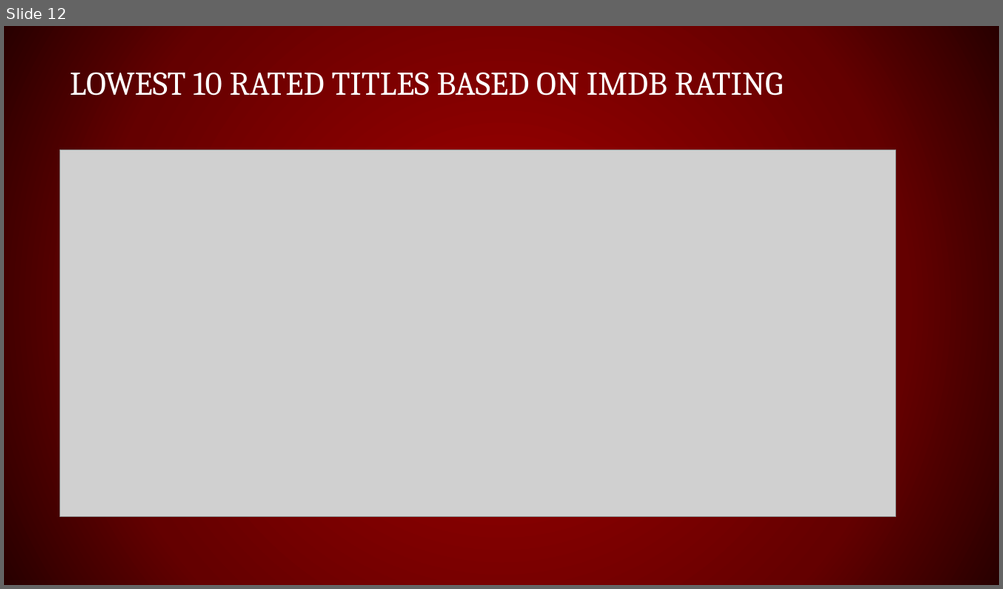
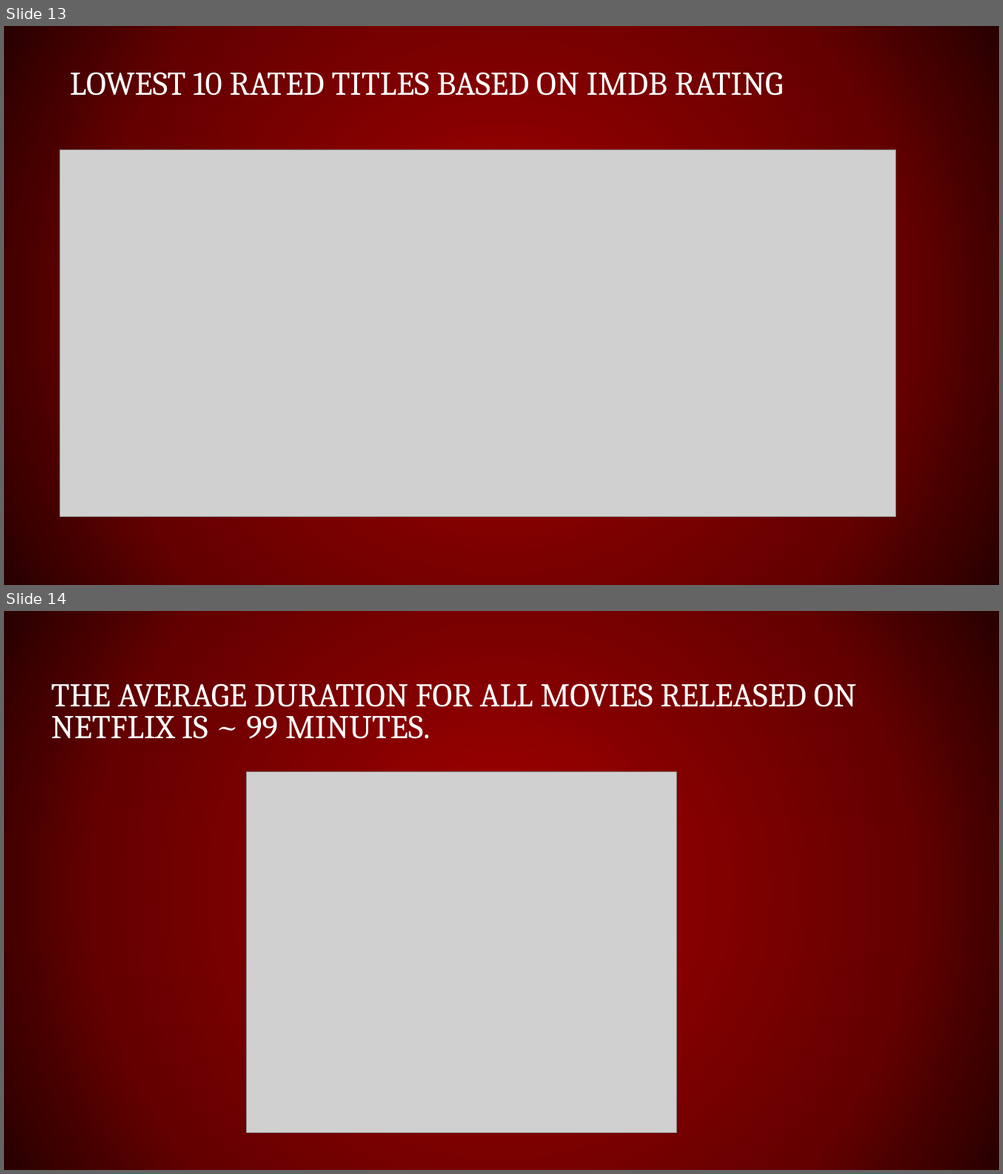
Before and after one commit to guptga/NetFlix-Movies-and-TV-Shows-Analysis, a slide deck: NETFLIX MOVIES AND TV SHOWS ANALYSIS.pptx. Shown one above the other, each under a label of ours: slide 12 before the commit, slides 13 and 14 after it. The pictures are 1003x589 and 1003x1174 pixels, drawn with LibreOffice and Linux fonts; fonts in the diff are those of the drawing; grey boxes stand for pictures; background and template pictures are left out. Boxes give left, top, right and bottom in pixels: in the first picture for what was removed or moved away, otherwise in the second. Text is boxed around its words. In the diff, an @@ line names an element or a change of style, - is before the commit and + after.

```diff
--- a/NETFLIX MOVIES AND TV SHOWS ANALYSIS.pptx
+++ b/NETFLIX MOVIES AND TV SHOWS ANALYSIS.pptx
@@ slide 14 added at bbox=[4, 611, 999, 1170], background gradient #960000 to #650000 to #290000 @@
@@ title added at bbox=[51, 684, 856, 739], 32 pt, text #FFFFFF @@
+THE AVERAGE DURATION FOR ALL MOVIES RELEASED ON NETFLIX IS ~ 99 MINUTES.
@@ picture added at bbox=[247, 772, 677, 1133] @@
@@ what was slide 12 is now slide 13 @@
```
Also in this commit, not shown: 1 slide changed, 1 other slide added.
